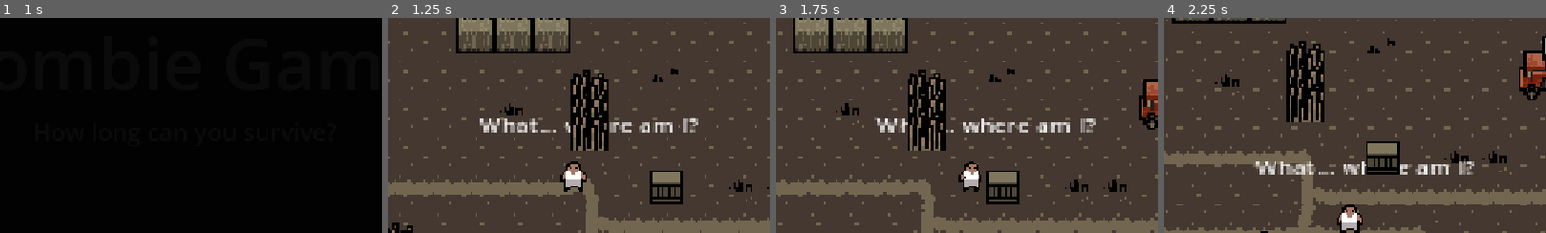
Above: before the commit, frames 1-4 (left to right).
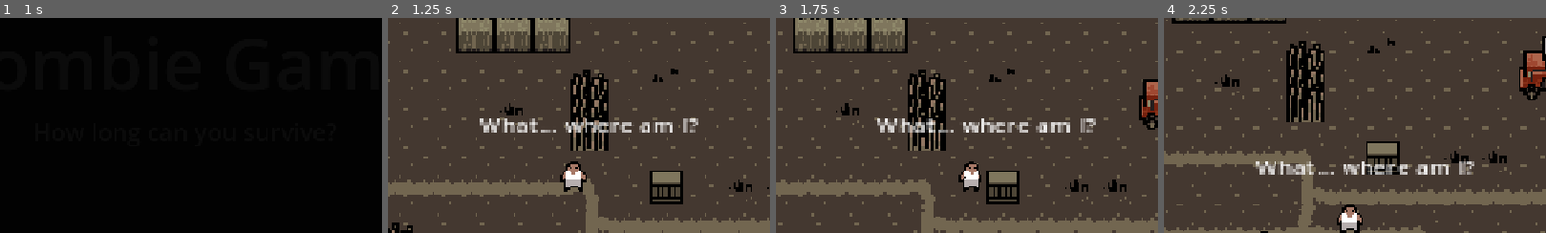
Above: after the commit, the same moments.

Repository: AmosMaddux/RogueZombies
Game: Godot game, scene res://scenes/main_menu.tscn
Same seed, same stepped clock (60 frames per second), same inputs: the game is played once before the commit and once after it.
Inputs (mouse positions are % of the whole screen's width and height, from its top left):
- Up to frame 1 (1 s): click "Start" at 0.5 s
- Up to frame 2 (1.25 s): no input
- Up to frame 3 (1.75 s): move the mouse to (72, 45) at 1.27 s; hold D (walk_right) from 1.28 s (still down); click (72, 45) at 1.35 s
- Up to frame 4 (2.25 s): move the mouse to (30, 55) at 2.02 s; release D (walk_right) at 2.03 s; hold S (walk_down) from 2.03 s (still down); tap F (buy) at 2.1 s
The pictures show only the part of the screen within x 26-76%, y 10-60%; the shares and areas given below are measured in that part.

Frame 1 is identical in both runs. In frame 2, 0.3% of the frame differs, in the area x 47-58%, y 46-54%; in frame 3, 0.4%, in the area x 34-45%, y 46-54%; in frame 4, 0.3%.

Commit message:
Last Sync: 2026-04-01 15:47 (Mobile)

Diff:
--- a/scenes/player.tscn
+++ b/scenes/player.tscn
@@ -188,7 +188,7 @@
 position = Vector2(13, 0)
 
 [node name="DialogueText" type="Label" parent="." unique_id=444654526]
-visible = false
+z_index = 10
 offset_left = -48.75
 offset_top = -71.24999
 offset_right = 48.749992
--- a/scripts/dialogue_text.gd
+++ b/scripts/dialogue_text.gd
@@ -2,21 +2,49 @@
 
 @onready var timer: Timer = $Timer
 
+var sequence_name = ""
+var sequence_num = 0
+
 # Called when the node enters the scene tree for the first time.
 func _ready() -> void:
-	change_dialogue("start")
+	GameEvents.set_dialogue.connect(change_dialogue)
+	change_dialogue("start", 0)
 
 
 # Called every frame. 'delta' is the elapsed time since the previous frame.
 func _process(delta: float) -> void:
 	pass
 
-func change_dialogue(event: String):
+func change_dialogue(event: String, new_sequence_num: int):
 	if event == "start":
-		text = "What... where am I?"
-		self.visible = true
-		timer.start()
+		sequence_name = event
+
+		if new_sequence_num == 0:
+			print("0 Sequence Name: " + sequence_name + " Sequence_Num: " + str(sequence_num))
+			text = "What... where am I?"
+			self.visible = true
+			sequence_num += 1
+			timer.start()
+		elif new_sequence_num == 1:
+			print("1 Sequence Name: " + sequence_name + " Sequence_Num: " + str(sequence_num))
+			text = "Holy crap! Is that a zombie!?!?"
+			sequence_num += 1
+			timer.start()
+		elif new_sequence_num == 2:
+			print("2 Sequence Name: " + sequence_name + " Sequence_Num: " + str(sequence_num))
+			self.visible = false
+			sequence_num = 0
+			sequence_name = ""
+		else:
+			print("3 Sequence Name: " + sequence_name + " Sequence_Num: " + str(sequence_num))
+			print("Sequence num not valid")
+	else:
+		print("Sequence Name not valid")
+
+
+
 
 
 func _on_timer_timeout() -> void:
-	self.visible = false
+	print("Timer ran out")
+	change_dialogue(sequence_name, sequence_num)
--- a/scripts/game_events.gd
+++ b/scripts/game_events.gd
@@ -5,6 +5,7 @@
 signal player_ammo_changed(new_ammo, new_reserves)
 signal weapon_changed(weapon_name)
 signal money_changed(new_money)
+signal set_dialogue(event, sequence_num)
 
 #Gate Events and Functions
 signal gate_purchased()
